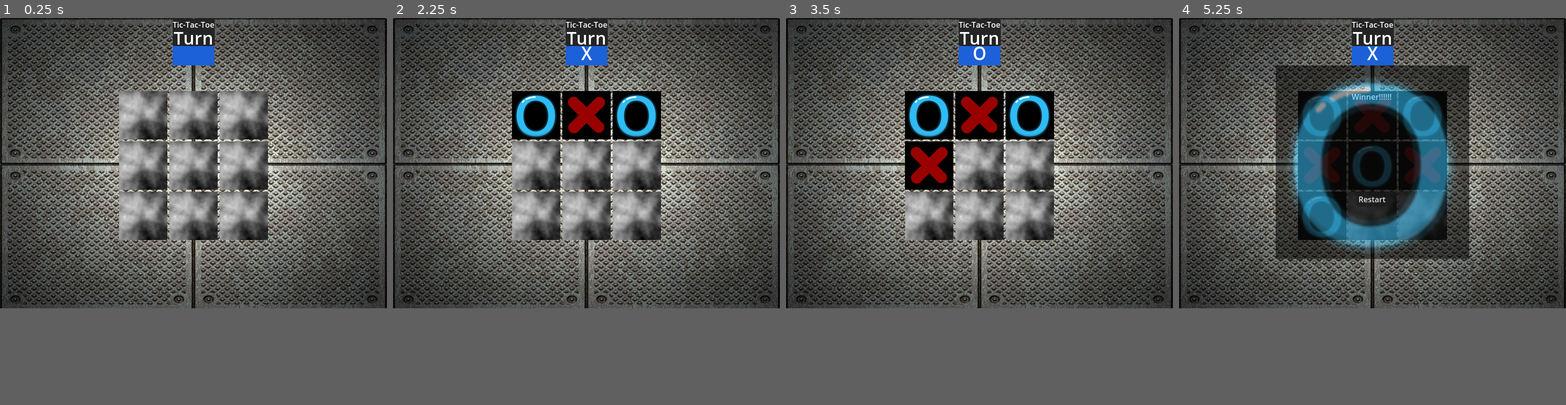
Above: before the commit, frames 1-4 (left to right).
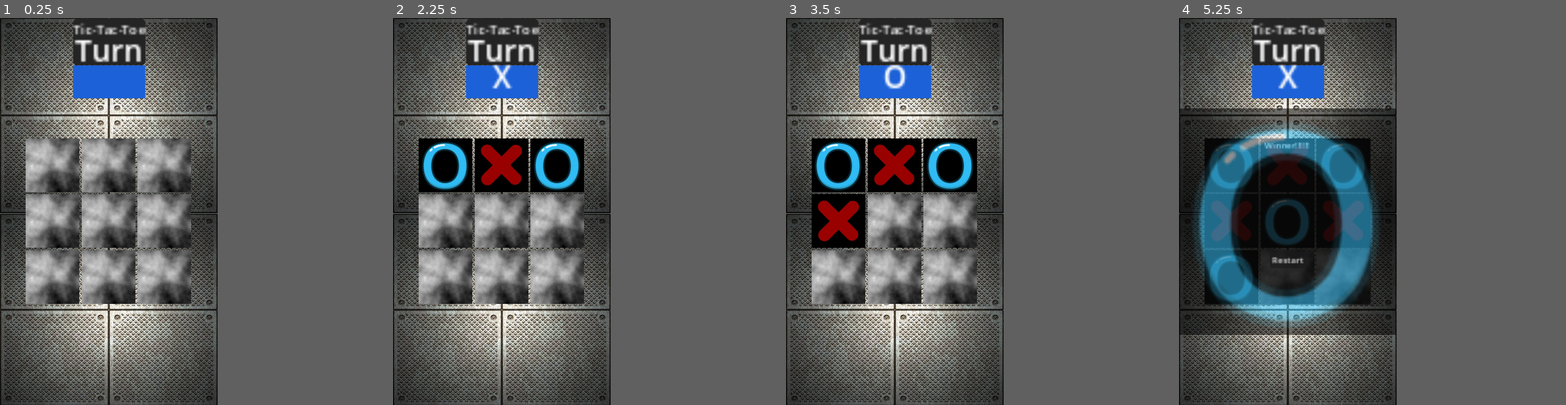
Above: after the commit, the same moments.

Repository: glenson3377/tictactoe
Game: Godot game, scene res://board.tscn
Same seed, same stepped clock (60 frames per second), same inputs: the game is played once before the commit and once after it.
Inputs (mouse positions are in pixels of both pictures, inside the frame that each line leads up to; where the layout moved, square brackets give the same spot in the first picture):
- Up to frame 1 (0.25 s): no input
- Up to frame 2 (2.25 s): click (485, 130) [536, 114] at 0.5 s; click (586, 130) [586, 114] at 1.25 s; click (687, 130) [636, 114] at 2 s
- Up to frame 3 (3.5 s): click (878, 168) [929, 165] at 2.75 s
- Up to frame 4 (5.25 s): click (1372, 168) [1372, 165] at 3.5 s; click (1473, 168) [1422, 165] at 4.25 s; click (1271, 211) [1322, 215] at 5 s
The window is 800x600 before the commit and 450x800 after it. Grey fills any space a smaller window leaves; there, only what the larger window draws over its background counts as a difference.

The runs differ from the first frame. In frame 1, 71% of the frame differs, in the area x 0-100%, y 0-100%; in frame 2, 74%; in frame 3, 73%; in frame 4, 74%.

Commit message:
complete for 1.0
finished game version 1

Diff:
--- a/board.tscn
+++ b/board.tscn
@@ -1,8 +1,7 @@
-[gd_scene load_steps=19 format=3 uid="uid://d0nbb4tb7yfpo"]
+[gd_scene load_steps=17 format=3 uid="uid://d0nbb4tb7yfpo"]
 
 [ext_resource type="Texture2D" uid="uid://ubx7stokj504" path="res://metal cage.jpg" id="1_i50vo"]
 [ext_resource type="Script" path="res://board.gd" id="1_w3byo"]
-[ext_resource type="AudioStream" uid="uid://bq4b2tiy6dx1b" path="res://FLO  Walk Like This Visualiser.mp3" id="3_wyxgo"]
 [ext_resource type="AudioStream" uid="uid://bhy2hmgvj32w3" path="res://Avengers Theme Kazoo Orchestra.mp3" id="4_eifob"]
 [ext_resource type="AudioStream" uid="uid://cye40fukxn23" path="res://BOOM sound effect.mp3" id="5_0vpec"]
 [ext_resource type="AudioStream" uid="uid://cf6nnb8wndshn" path="res://Mokeys Anger Sr Pelo Meme Sound Effect HD.mp3" id="6_2o4dy"]
@@ -40,11 +39,6 @@
 [sub_resource type="StyleBoxFlat" id="StyleBoxFlat_tnb6h"]
 bg_color = Color(0.111786, 0.382724, 0.846306, 1)
 
-[sub_resource type="AudioStreamRandomizer" id="AudioStreamRandomizer_vv7i4"]
-streams_count = 2
-stream_0/stream = ExtResource("3_wyxgo")
-stream_1/stream = ExtResource("4_eifob")
-
 [sub_resource type="AudioStreamRandomizer" id="AudioStreamRandomizer_iwhly"]
 streams_count = 4
 stream_0/stream = ExtResource("5_0vpec")
@@ -62,28 +56,38 @@
 clip_contents = true
 offset_left = -400.0
 offset_top = -300.0
-offset_right = -360.0
-offset_bottom = -260.0
+offset_right = -346.0
+offset_bottom = -236.0
 scale = Vector2(19.9958, 15.1141)
 theme_override_styles/panel = SubResource("StyleBoxTexture_tq4bw")
 
+[node name="backpanel2" type="Panel" parent="CanvasGroup"]
+clip_contents = true
+offset_left = -400.0
+offset_top = 672.0
+offset_right = -346.0
+offset_bottom = 735.0
+scale = Vector2(19.9958, 15.1141)
+theme_override_styles/panel = SubResource("StyleBoxTexture_tq4bw")
+
 [node name="CanvasLayer" type="CanvasLayer" parent="CanvasGroup"]
 
 [node name="GridContainer" type="GridContainer" parent="CanvasGroup/CanvasLayer"]
-custom_minimum_size = Vector2(100, 100)
 layout_direction = 1
 anchors_preset = 8
 anchor_left = 0.5
 anchor_top = 0.5
 anchor_right = 0.5
 anchor_bottom = 0.5
-offset_left = -154.0
-offset_top = -149.0
-offset_right = 154.0
-offset_bottom = 159.0
-grow_horizontal = 2
-grow_vertical = 2
+offset_left = -413.0
+offset_top = -363.0
+offset_right = -105.0
+offset_bottom = -55.0
+grow_horizontal = 2
+grow_vertical = 2
+scale = Vector2(2.67, 2.67)
 columns = 3
+metadata/_edit_use_anchors_ = true
 
 [node name="TextureButton1" type="TextureButton" parent="CanvasGroup/CanvasLayer/GridContainer" groups=["buttons"]]
 clip_contents = true
@@ -141,10 +145,11 @@
 texture_normal = SubResource("NoiseTexture2D_xx8v8")
 
 [node name="Panel" type="Panel" parent="CanvasGroup/CanvasLayer"]
-offset_left = 357.0
-offset_top = 2.0
-offset_right = 444.0
-offset_bottom = 58.0
+offset_left = 363.0
+offset_top = 4.0
+offset_right = 450.0
+offset_bottom = 60.0
+scale = Vector2(4.12, 4.12)
 theme_override_styles/panel = SubResource("StyleBoxFlat_tq7bg")
 
 [node name="GameLabel" type="Label" parent="CanvasGroup/CanvasLayer/Panel"]
@@ -206,10 +211,11 @@
 
 [node name="winner panel" type="Panel" parent="CanvasGroup/CanvasLayer"]
 visible = false
-offset_left = 246.0
-offset_top = 151.0
-offset_right = 554.0
-offset_bottom = 459.0
+offset_left = 126.0
+offset_top = 597.0
+offset_right = 434.0
+offset_bottom = 905.0
+scale = Vector2(2.685, 2.685)
 
 [node name="Label" type="Label" parent="CanvasGroup/CanvasLayer/winner panel"]
 layout_mode = 0
@@ -244,8 +250,7 @@
 metadata/_edit_use_anchors_ = true
 
 [node name="background" type="AudioStreamPlayer" parent="."]
-stream = SubResource("AudioStreamRandomizer_vv7i4")
-volume_db = -21.55
+stream = ExtResource("4_eifob")
 
 [node name="reactions" type="AudioStreamPlayer" parent="."]
 stream = SubResource("AudioStreamRandomizer_iwhly")
--- a/icon.svg
+++ /dev/null
@@ -1 +0,0 @@
-<svg xmlns="http://www.w3.org/2000/svg" width="128" height="128"><rect width="124" height="124" x="2" y="2" fill="#363d52" stroke="#212532" stroke-width="4" rx="14"/><g fill="#fff" transform="translate(12.322 12.322)scale(.101)"><path d="M105 673v33q407 354 814 0v-33z"/><path fill="#478cbf" d="m105 673 152 14q12 1 15 14l4 67 132 10 8-61q2-11 15-15h162q13 4 15 15l8 61 132-10 4-67q3-13 15-14l152-14V427q30-39 56-81-35-59-83-108-43 20-82 47-40-37-88-64 7-51 8-102-59-28-123-42-26 43-46 89-49-7-98 0-20-46-46-89-64 14-123 42 1 51 8 102-48 27-88 64-39-27-82-47-48 49-83 108 26 42 56 81zm0 33v39c0 276 813 276 814 0v-39l-134 12-5 69q-2 10-14 13l-162 11q-12 0-16-11l-10-65H446l-10 65q-4 11-16 11l-162-11q-12-3-14-13l-5-69z"/><path d="M483 600c0 34 58 34 58 0v-86c0-34-58-34-58 0z"/><circle cx="725" cy="526" r="90"/><circle cx="299" cy="526" r="90"/></g><g fill="#414042" transform="translate(12.322 12.322)scale(.101)"><circle cx="307" cy="532" r="60"/><circle cx="717" cy="532" r="60"/></g></svg>
--- a/project.godot
+++ b/project.godot
@@ -10,18 +10,26 @@
 
 [application]
 
-config/name="tictactie"
+config/name="Tic-Tac-Toe"
+config/description="play with someone next to you aand see how it goes"
+config/version="1.0"
 run/main_scene="res://board.tscn"
 config/features=PackedStringArray("4.3", "Forward Plus")
-config/icon="res://icon.svg"
+boot_splash/image="res://icon.png"
+config/icon="res://icon.png"
 
 [display]
 
-window/size/viewport_width=800
-window/size/viewport_height=600
+window/size/viewport_width=1080
+window/size/viewport_height=1920
 window/stretch/mode="canvas_items"
 window/handheld/orientation=1
 
 [global_group]
 
 buttons=""
+
+[rendering]
+
+renderer/rendering_method="mobile"
+textures/vram_compression/import_etc2_astc=true
Not shown, removed: FLO Walk Like This Visualiser.mp3.import
Not shown, added: export_presets.cfg
Binary file added: icon.png
Not shown, added: icon.png.import
Not shown, removed: icon.svg.import
Not shown, changed: FLO Walk Like This Visualiser.mp3
Not shown, added: TIC-TAC-TOE.apk
Not shown, added: TIC-TAC-TOE.apk.idsig
